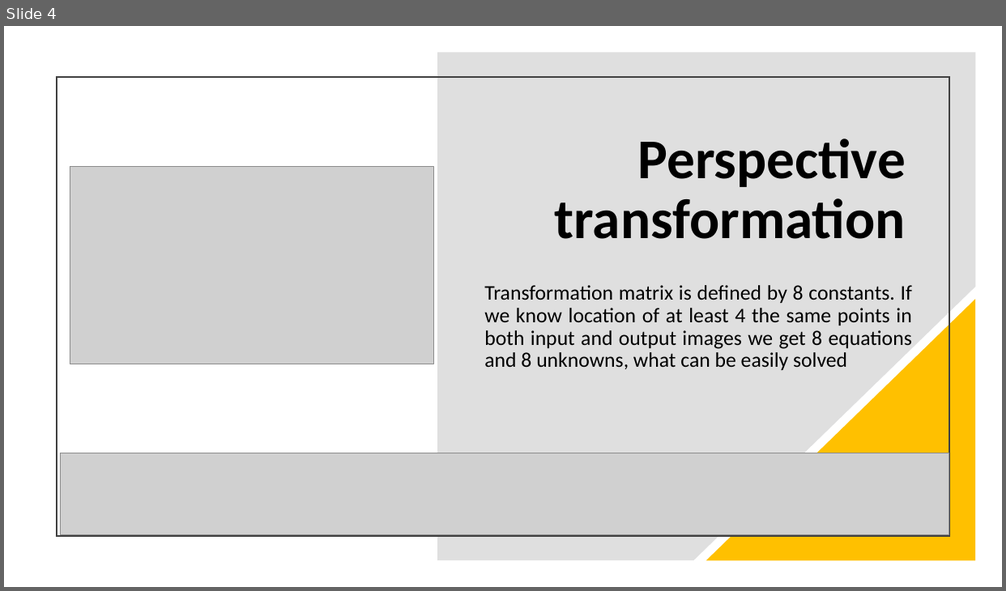
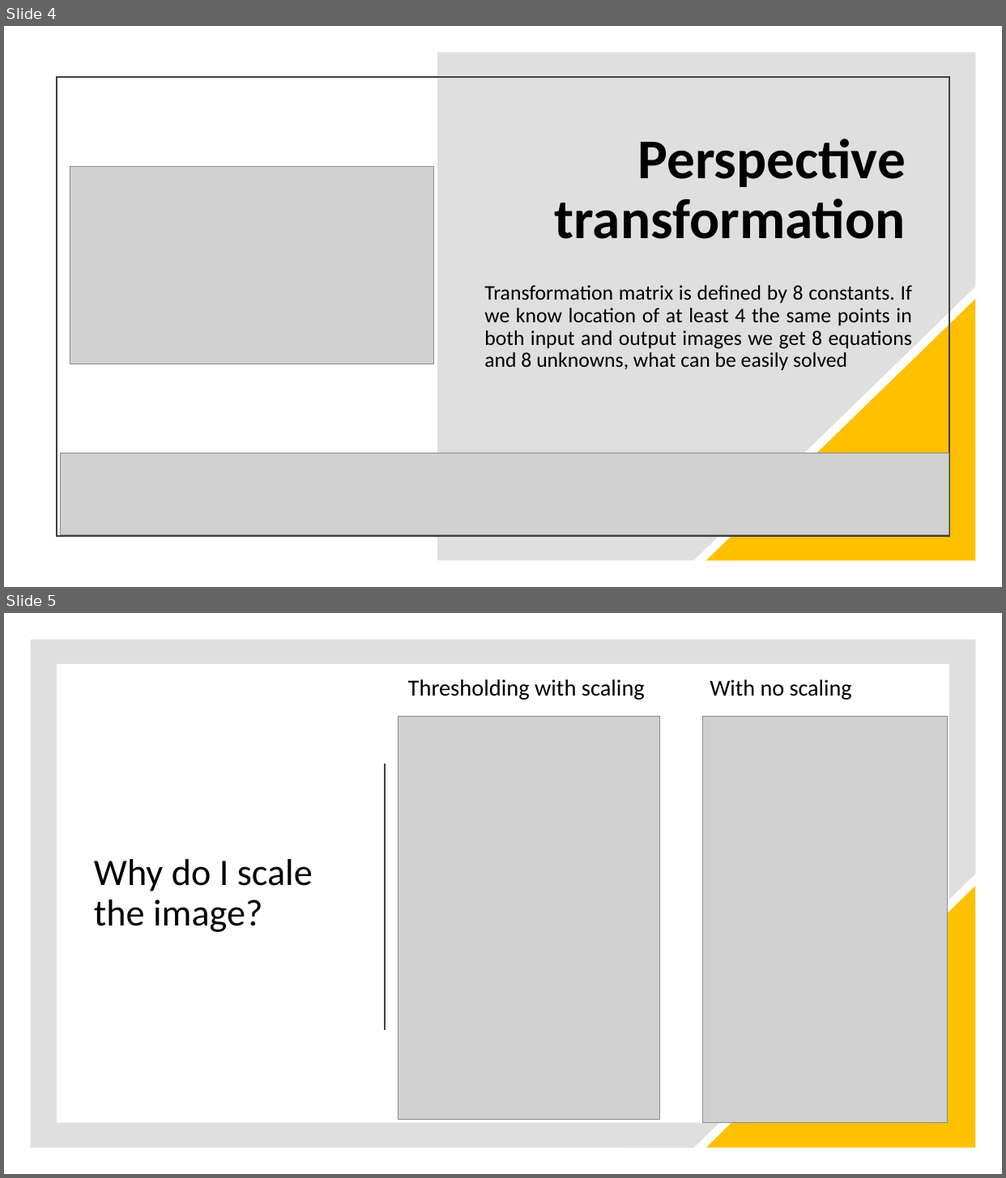
Before and after one commit to JerzyJerzu/Document-Scanner, a slide deck: document_scanner.pptx. Shown one above the other, each under a label of ours: slide 4 before the commit, slides 4 and 5 after it. The pictures are 1006x591 and 1006x1178 pixels, drawn with LibreOffice and Linux fonts; fonts in the diff are those of the drawing; grey boxes stand for pictures. Boxes give left, top, right and bottom in pixels: in the first picture for what was removed or moved away, otherwise in the second. Text is boxed around its words. In the diff, an @@ line names an element or a change of style, - is before the commit and + after.

```diff
--- a/document_scanner.pptx
+++ b/document_scanner.pptx
@@ slide 5 added at box(4, 613, 1002, 1174), background #FFFFFF @@
@@ freeform shape added at box(30, 639, 976, 1148), fill #808080 at 25% opacity @@
@@ text added at box(408, 679, 645, 700), 22.2 pt, text #000000 @@
+Thresholding with scaling
@@ text added at box(710, 679, 852, 700), 22 pt, text #000000 @@
+With no scaling
@@ picture added at box(398, 717, 660, 1120) @@
@@ picture added at box(703, 716, 948, 1123) @@
@@ line added from (385, 765) to (385, 1030), #404040 1.5 pt @@
@@ title added at box(94, 859, 313, 932), 36 pt, text #000000 @@
+Why do I scale the image?
@@ right triangle added at box(706, 886, 976, 1148), fill #FFC000 @@
```
Also in this commit, not shown: 3 slides changed, 11 other slides added, 1 other file.
